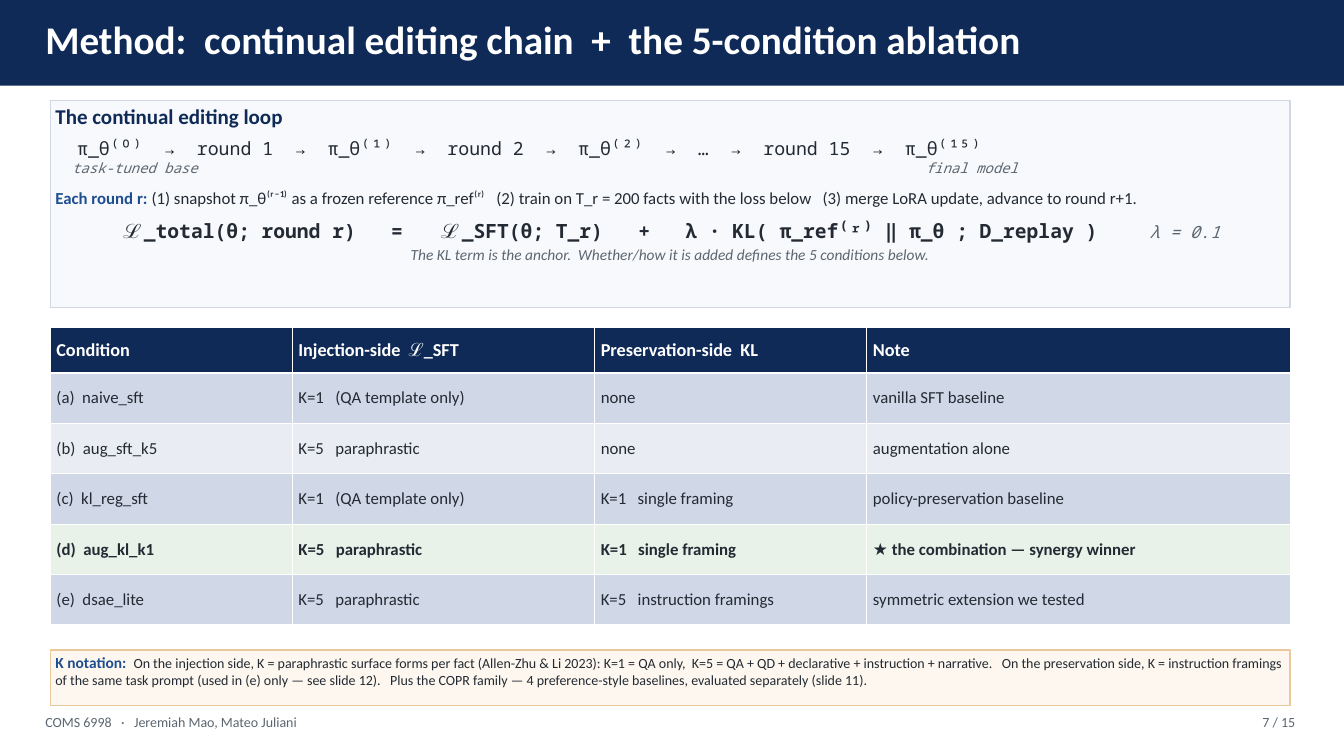
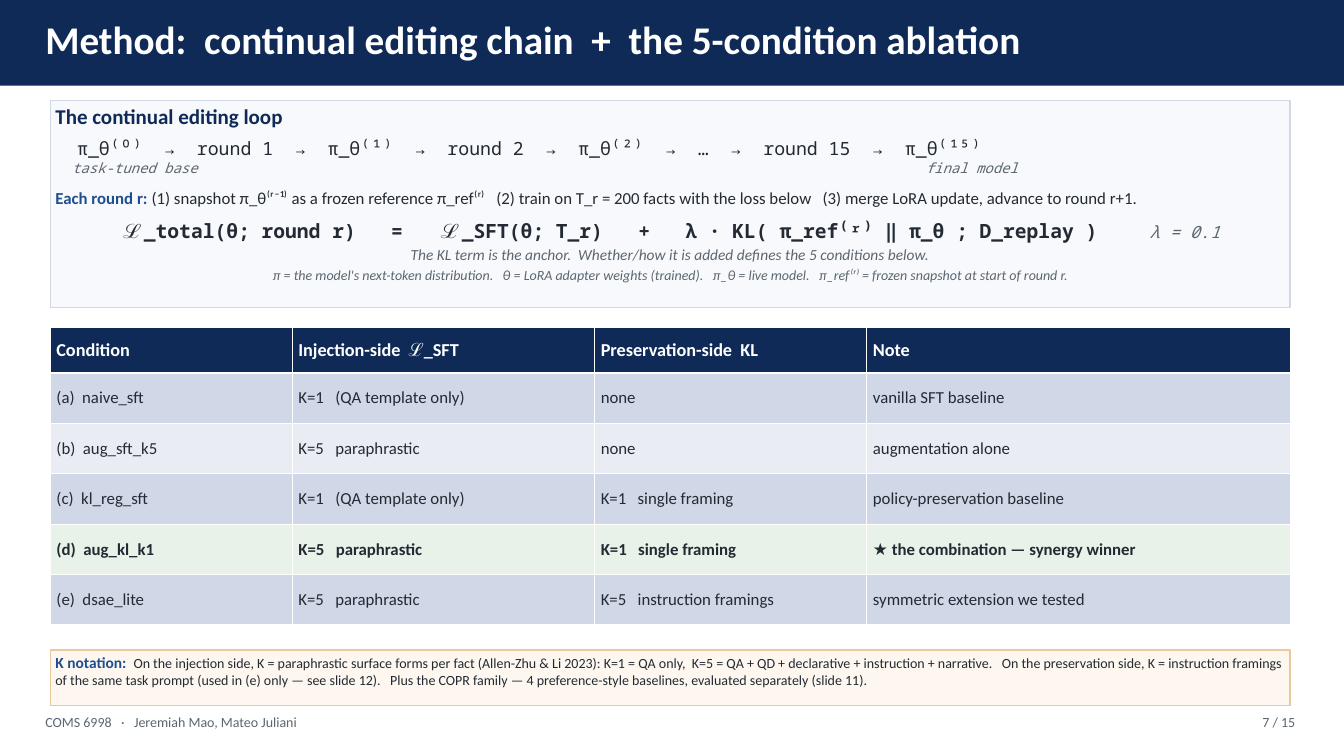
Before and after one commit to jeremiahmao/still-on-task-llm, a slide deck: slide 7 of paper_slides/synergy_deck.pptx. Drawn at 1344x756 pixels with LibreOffice and Linux fonts; fonts in the diff are those of the drawing. Boxes give left, top, right and bottom in pixels: in the first picture for what was removed or moved away, otherwise in the second. Text is boxed around its words. In the diff, an @@ line names an element or a change of style, - is before the commit and + after.

Commit message:
tweak: deck — define π and θ notation on Method slide

```diff
--- a/paper_slides/synergy_deck.pptx
+++ b/paper_slides/synergy_deck.pptx
@@ text in rectangle at (273,269,1068,283): paragraph added @@
+π = the model's next-token distribution. θ = LoRA adapter weights (trained). π_θ = live model. π_ref⁽ʳ⁾ = frozen snapshot at start of round r.
```
Also in this commit, not shown: 1 other file.
